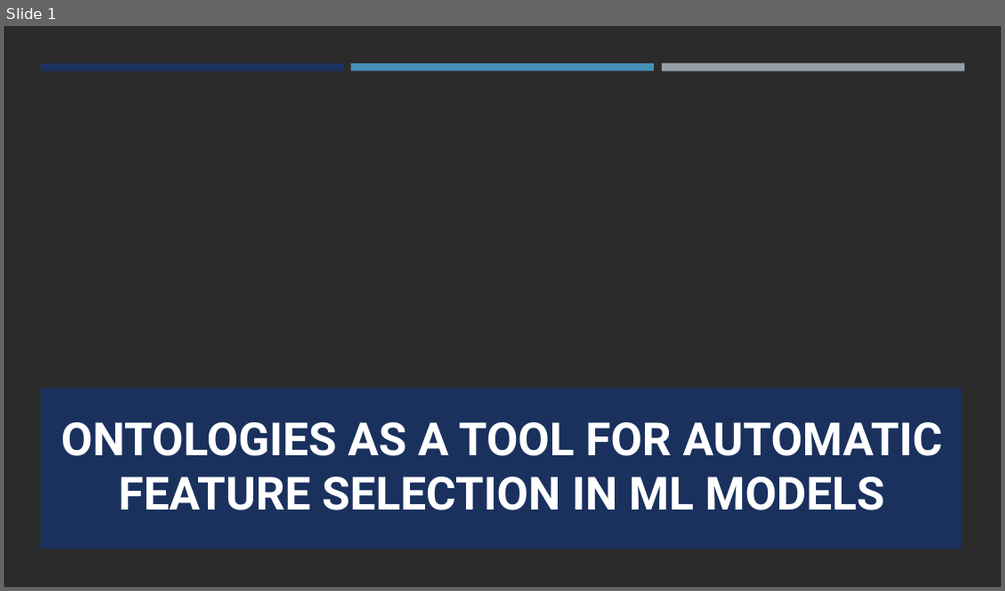
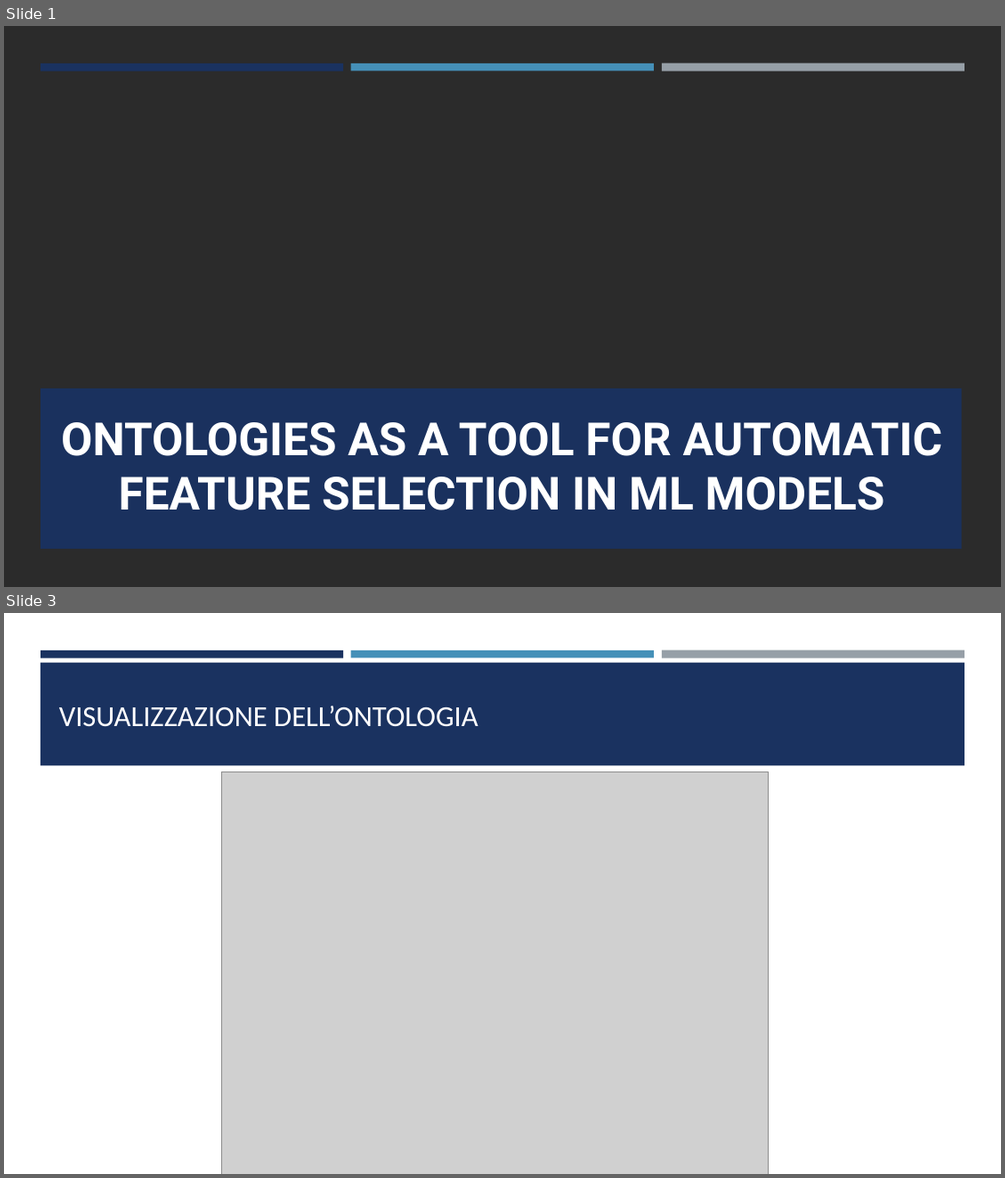
Before and after one commit to Clausapone/software-and-pattern-design, a slide deck: Presentazione_preliminare.pptx. Shown one above the other, each under a label of ours: slide 1 before the commit, slides 1 and 3 after it; the slides between them are not shown. The pictures are 1005x591 and 1005x1178 pixels, drawn with LibreOffice and Linux fonts; fonts in the diff are those of the drawing; grey boxes stand for pictures; background and template pictures are left out; a plain dark background stands for a picture behind light text. Boxes give left, top, right and bottom in pixels: in the first picture for what was removed or moved away, otherwise in the second. Text is boxed around its words. In the diff, an @@ line names an element or a change of style, - is before the commit and + after.

```diff
--- a/Presentazione_preliminare.pptx
+++ b/Presentazione_preliminare.pptx
@@ slide 3 added at (x1=4, y1=613, x2=1001, y2=1174), background #FFFFFF @@
@@ rectangle added at (x1=40, y1=650, x2=343, y2=657), fill #1A3260 @@
@@ rectangle added at (x1=40, y1=662, x2=965, y2=765), fill #1A3260 @@
@@ rectangle added at (x1=351, y1=650, x2=654, y2=657), fill #4590B8 @@
@@ rectangle added at (x1=662, y1=650, x2=964, y2=658), fill #969FA7 @@
@@ title added at (x1=59, y1=706, x2=478, y2=727), 28 pt, text #FFFEFF @@
+VISUALIZZAZIONE DELL’ONTOLOGIA
@@ picture added at (x1=222, y1=772, x2=769, y2=1174) @@
```
Also in this commit, not shown: 2 slides changed, 1 other slide added, 1 slide removed, 1 other file.
